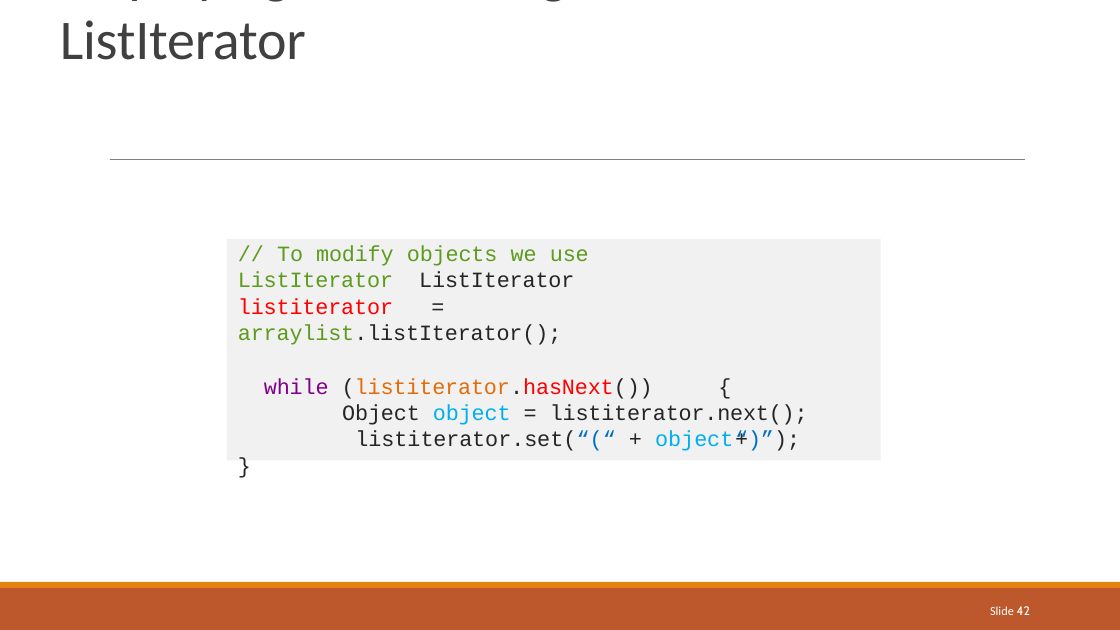
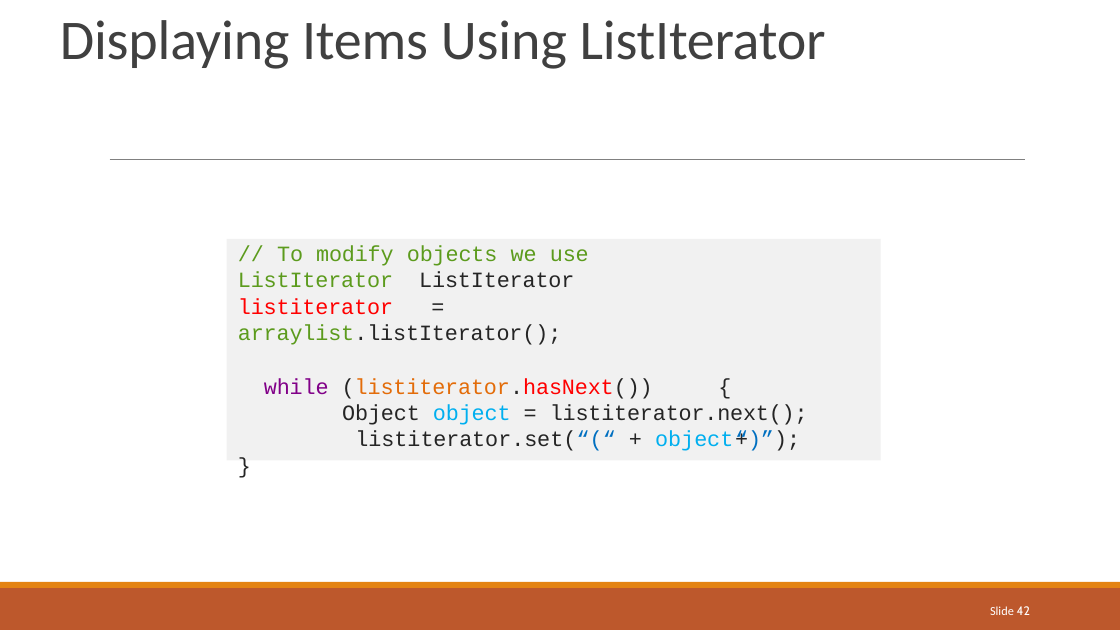
Before and after one commit to rajkabee/documents, a slide deck: slide 42 of java/ppts/Module 05 Collection Framework.pptx. Drawn at 1120x630 pixels with LibreOffice and Linux fonts; fonts in the diff are those of the drawing. Boxes give left, top, right and bottom in pixels: in the first picture for what was removed or moved away, otherwise in the second. Text is boxed around its words. In the diff, an @@ line names an element or a change of style, - is before the commit and + after.

```diff
--- a/java/ppts/Module 05 Collection Framework.pptx
+++ b/java/ppts/Module 05 Collection Framework.pptx
@@ title "Displaying Items Using ListIterator" rewrapped from box(60, 20, 306, 60) to box(60, 20, 826, 69) @@
```
Also in this commit, not shown: 2 other slides changed, 5 other files.
